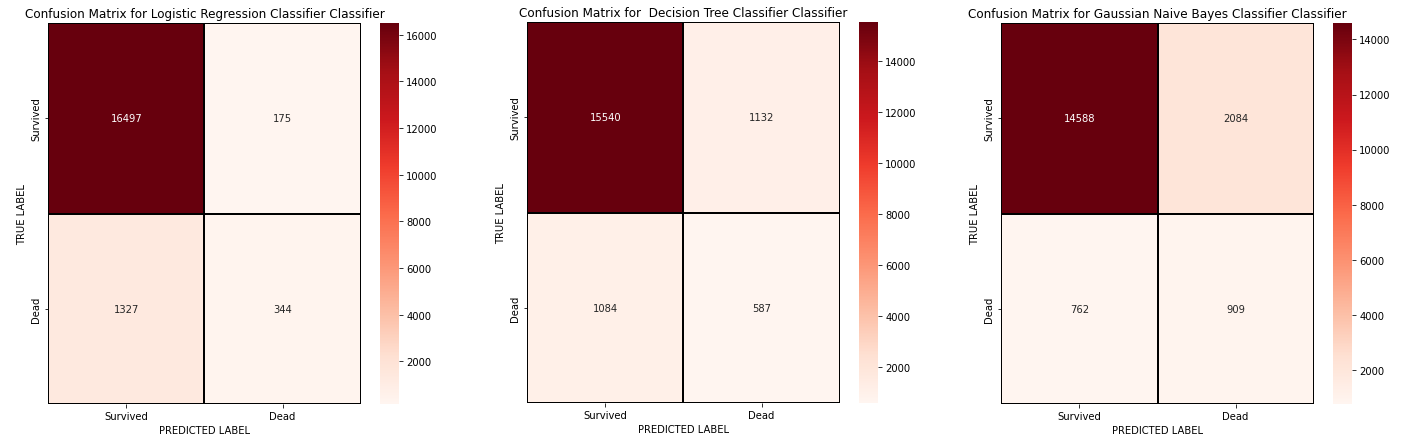
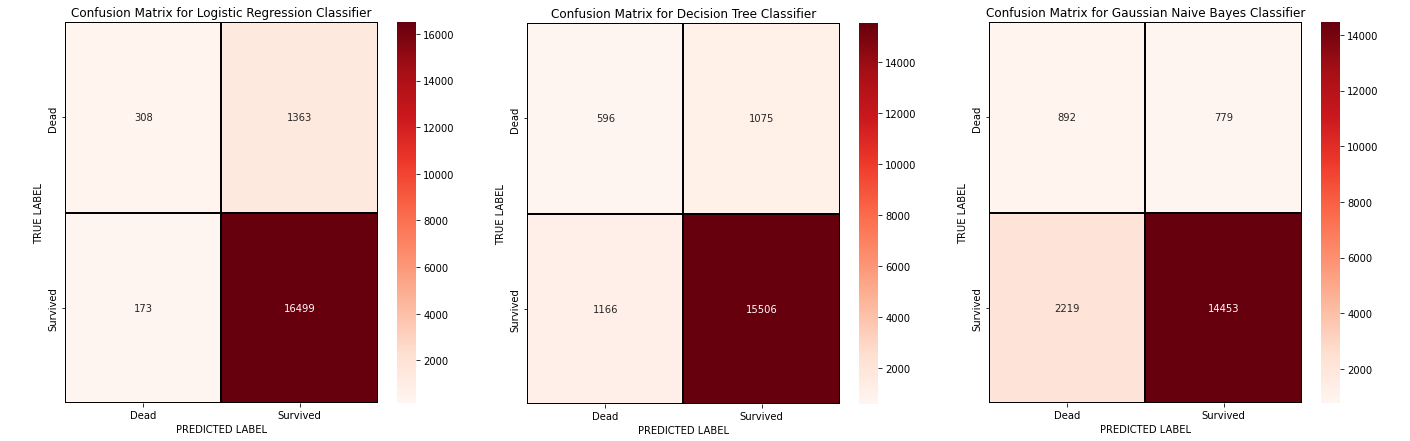
Revision of a layered 1410×441 image; what changed, layer by layer:
renamed "naive_bayes" to "gnb", painted on it over box(957, 7, 1389, 434)
added layer "dt" above "log" over box(495, 8, 915, 434)
renamed "logistic_reg" to "log", painted on it over box(16, 7, 453, 434)
removed layer "Livello 2" over box(495, 7, 915, 433)
